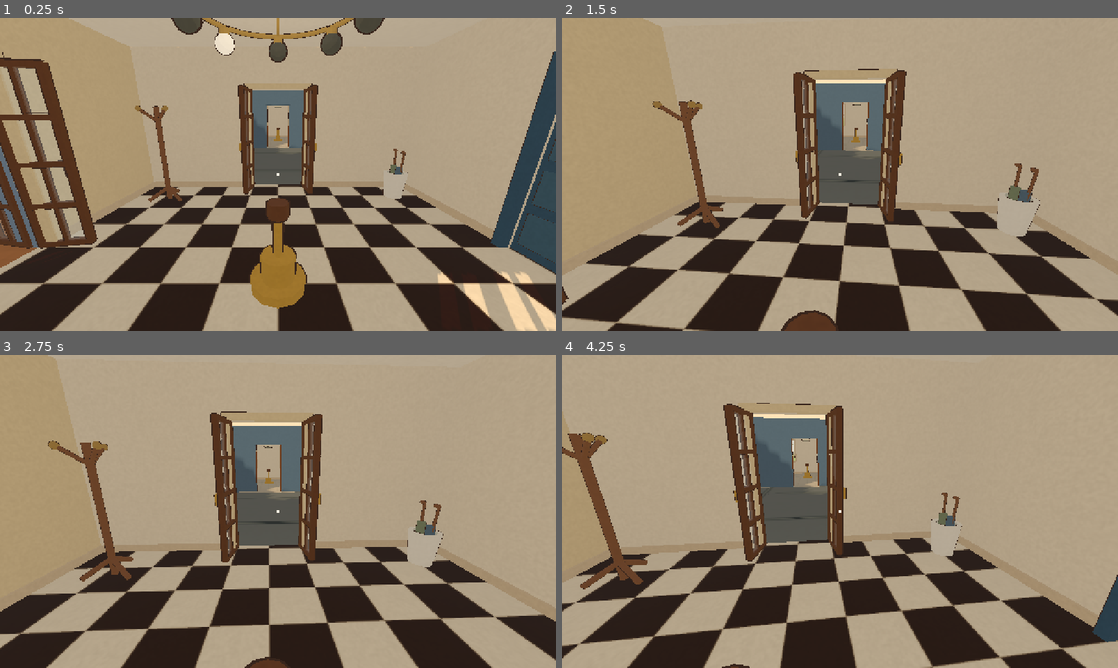
Above: before the commit, frames 1-4 (two rows, left to right).
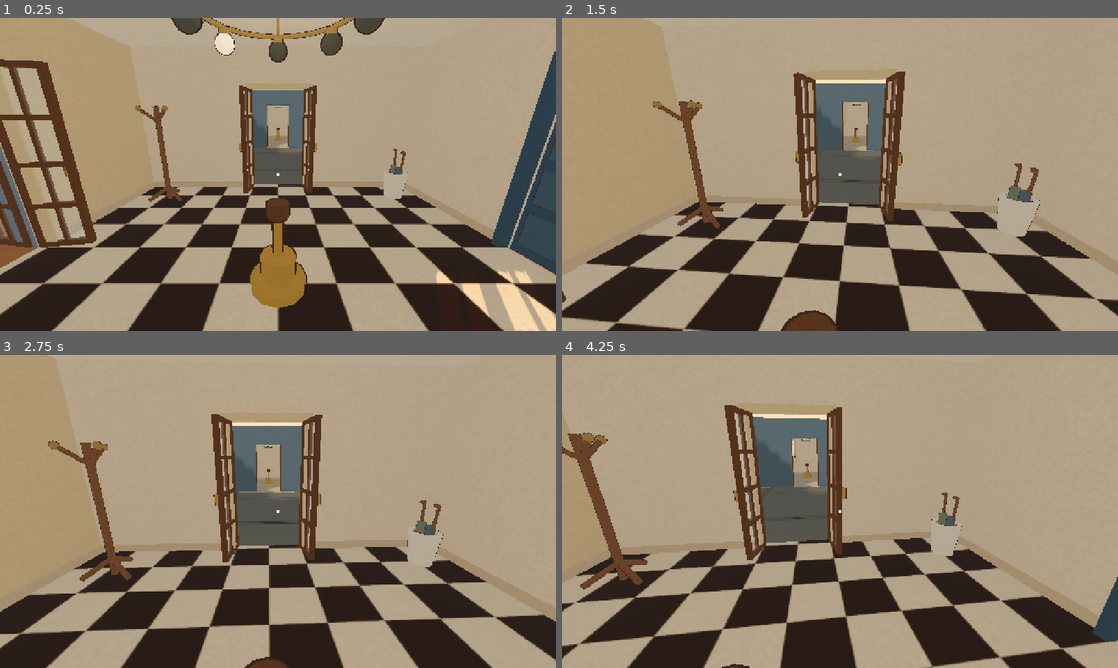
Above: after the commit, the same moments.

Repository: naturalnick/belvedere
Game: Godot game, scene res://scenes/manor.tscn
Two runs of this game, one before a commit and one after it. Both use one fixed random seed, a clock stepped at 60 frames per second and the inputs below.
Inputs (mouse positions are in pixels of both pictures, inside the frame that each line leads up to):
- Up to frame 1 (0.25 s): no input
- Up to frame 2 (1.5 s): tap Enter at 0.5, 1.35 s; move the mouse to (867, 174) at 0.52 s; hold W from 0.53 s (still down); tap E at 0.6 s; click (867, 174) at 0.67 s; move the mouse to (812, 174) at 1.27 s
- Up to frame 3 (2.75 s): keep holding W; move the mouse to (289, 505) at 2.02 s; tap E at 2.1 s
- Up to frame 4 (4.25 s): keep holding W; tap Space at 2.75 s; move the mouse to (834, 517) at 2.77 s; tap Enter at 2.85, 3.5 s; click (834, 517) at 2.92 s; move the mouse to (878, 514) at 3.52 s; tap E at 3.6 s

The runs differ from the first frame. In frame 1, 1.1% of the frame differs, in the area x 0-100%, y 10-100%; in frame 2, 0.4%; in frame 3, 0.4%; in frame 4, 0.5%.

Commit message:
Fix detached door-frame outline sheets and overlapping joinery

Diff:
--- a/scripts/manor_door.gd
+++ b/scripts/manor_door.gd
@@ -11,8 +11,9 @@
 var emblem: MeshInstance3D
 
 func build(accent: String) -> void:
-	var frame := ManorGeometry.material(accent, 0.006)
-	var wood := ManorGeometry.material("6E4A33")
+	var frame := ManorGeometry.material(accent, 0.0)
+	# Expanded box hulls become detached sheets when thin joinery is viewed up close.
+	var wood := ManorGeometry.material("6E4A33", 0.0)
 	for x in [-0.65, 0.65]:
 		ManorGeometry.box(self, Vector3(0.1, 2.3, 0.12), Vector3(x, 1.15, 0.125), frame)
 	ManorGeometry.box(self, Vector3(1.2, 0.1, 0.12), Vector3(0, 2.25, 0.125), frame)
@@ -23,10 +24,14 @@
 		var offset := 0.3 if i == 0 else -0.3
 		if not is_front:
 			for edge in [-0.27, 0.27]:
-				ManorGeometry.box(hinge, Vector3(0.06, 2.16, 0.08), Vector3(offset + edge, 1.1, 0), wood)
-			for y in [0.05, 0.58, 1.1, 1.64, 2.17]:
-				ManorGeometry.box(hinge, Vector3(0.6, 0.06, 0.08), Vector3(offset, y, 0), wood)
-			ManorGeometry.box(hinge, Vector3(0.025, 2.15, 0.06), Vector3(offset, 1.1, 0), wood)
+				ManorGeometry.box(hinge, Vector3(0.06, 2.18, 0.08), Vector3(offset + edge, 1.11, 0), wood)
+			var rails: Array[float] = [0.05, 0.58, 1.1, 1.64, 2.17]
+			for y in rails:
+				ManorGeometry.box(hinge, Vector3(0.48, 0.06, 0.08), Vector3(offset, y, 0), wood)
+			for section in range(rails.size() - 1):
+				var bottom := rails[section] + 0.03
+				var top := rails[section + 1] - 0.03
+				ManorGeometry.box(hinge, Vector3(0.025, top - bottom, 0.06), Vector3(offset, (top + bottom) / 2, 0), wood)
 		if is_front:
 			ManorGeometry.box(hinge, Vector3(0.6, 2.2, 0.10), Vector3(offset, 1.1, -0.015), ManorGeometry.material("3F5E7A", 0.0))
 			for y in [0.32, 0.85, 1.38, 1.91]:
--- /dev/null
+++ b/tests/door_geometry_tests.gd
@@ -0,0 +1,25 @@
+extends SceneTree
+
+func _initialize() -> void:
+	call_deferred("run")
+
+func run() -> void:
+	var door := ManorDoor.new()
+	root.add_child(door)
+	door.build("3F6B4F")
+	var overlaps := 0
+	for leaf in door.leaves:
+		var parts: Array[AABB] = []
+		for node in leaf.get_children():
+			if node is MeshInstance3D and node.mesh is BoxMesh and node.material_override is ShaderMaterial:
+				if node.material_override.get_shader_parameter("base_color") == Color("6E4A33"):
+					parts.append(node.transform * node.mesh.get_aabb())
+		for i in parts.size():
+			for j in range(i + 1, parts.size()):
+				var overlap := parts[i].intersection(parts[j]).size
+				if minf(overlap.x, minf(overlap.y, overlap.z)) > 0.00001:
+					overlaps += 1
+	print("Door joinery: %d overlapping parts" % overlaps)
+	door.queue_free()
+	await process_frame
+	quit(1 if overlaps else 0)
--- /dev/null
+++ b/tests/door_render_tests.gd
@@ -0,0 +1,71 @@
+extends SceneTree
+var output := "res://screenshots/door-fix"
+
+func _initialize() -> void:
+	call_deferred("run")
+
+func run() -> void:
+	for arg in OS.get_cmdline_user_args():
+		if arg.begins_with("--shots="):
+			output = arg.trim_prefix("--shots=")
+	output = ProjectSettings.globalize_path(output)
+	DirAccess.make_dir_recursive_absolute(output)
+	root.size = Vector2i(960, 540)
+	var world := Node3D.new()
+	root.add_child(world)
+	var env := WorldEnvironment.new()
+	env.environment = Environment.new()
+	env.environment.background_mode = Environment.BG_COLOR
+	env.environment.background_color = Color("CCD6D5")
+	env.environment.ambient_light_source = Environment.AMBIENT_SOURCE_COLOR
+	env.environment.ambient_light_color = Color.WHITE
+	env.environment.ambient_light_energy = 0.8
+	world.add_child(env)
+	var door := ManorDoor.new()
+	world.add_child(door)
+	door.build("3F6B4F")
+	var camera := Camera3D.new()
+	world.add_child(camera)
+	camera.fov = 75
+	camera.near = 0.01
+	camera.make_current()
+	var failures := 0
+	for side in [1, -1]:
+		camera.position = Vector3(-0.3, 1.65, side * 0.35)
+		camera.look_at(Vector3(-0.3, 1.65, 0))
+		await create_timer(0.15).timeout
+		await RenderingServer.frame_post_draw
+		var picture := root.get_texture().get_image()
+		if picture.get_size() != Vector2i(960, 540):
+			printerr("FAIL: pixel regression requires a 960 x 540 render")
+			quit(1)
+			return
+		var path := output.path_join("01_front.png" if side == 1 else "02_back.png")
+		if picture.save_png(path) != OK:
+			failures += 1
+		var ink := detached_ink(picture)
+		print("Door %s: %d detached rail pixels" % ["front" if side == 1 else "back", ink])
+		if ink > 8:
+			failures += 1
+			printerr("FAIL: expanded outlines float above/below the rail")
+	camera.position = Vector3(-0.17, 1.65, 0.35)
+	camera.look_at(Vector3(-0.3, 1.65, 0))
+	await create_timer(0.15).timeout
+	await RenderingServer.frame_post_draw
+	if root.get_texture().get_image().save_png(output.path_join("03_angled.png")) != OK:
+		failures += 1
+	world.queue_free()
+	await process_frame
+	print("Door render: %d failures" % failures)
+	quit(1 if failures else 0)
+
+func detached_ink(picture: Image) -> int:
+	var ink := 0
+	# Fixed eye-level camera: these glass bands are beyond the rail's projected bounds.
+	for band in [Vector2i(232, 243), Vector2i(324, 338)]:
+		for y in range(band.x, band.y):
+			for x in range(570, 665):
+				var color := picture.get_pixel(x, y)
+				if color.r < 0.30 and color.g < 0.23 and color.b < 0.20:
+					ink += 1
+	return ink
Not shown, added: tests/door_geometry_tests.gd.uid
Not shown, added: tests/door_render_tests.gd.uid
Not shown, changed: AGENTS.md
Not shown, added: tools/check_doors.sh
Not shown, changed: tools/test.sh
